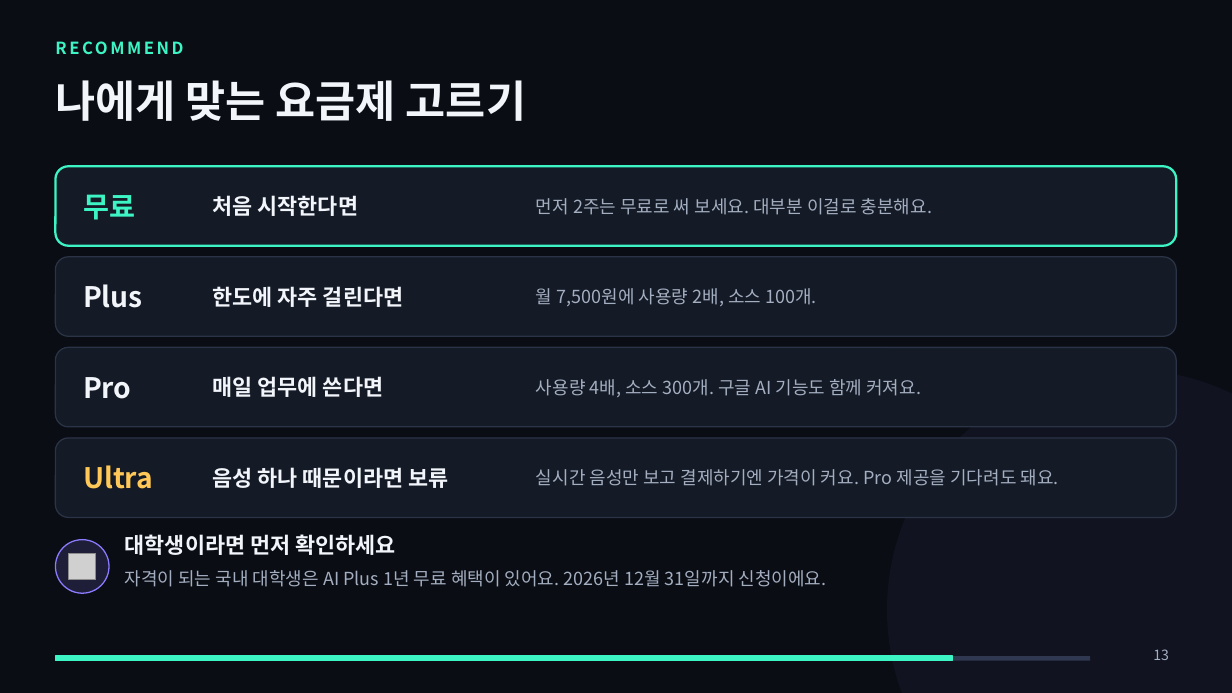
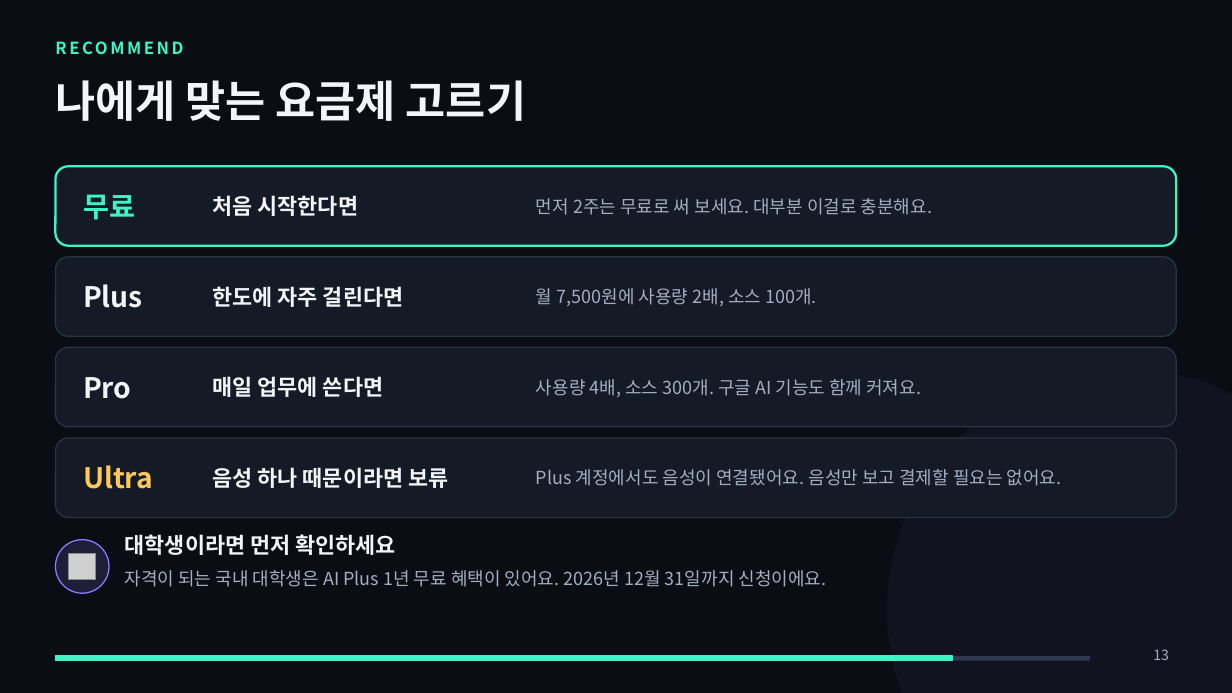
Before and after one commit to metaluca27/huhsame-script, a slide deck: slide 13 of docs/강의/제미나이노트북_모바일/제미나이노트북_모바일_강의.pptx. Drawn at 1232x693 pixels with LibreOffice and Linux fonts; fonts in the diff are those of the drawing; grey boxes stand for pictures. Boxes give left, top, right and bottom in pixels: in the first picture for what was removed or moved away, otherwise in the second. Text is boxed around its words. In the diff, an @@ line names an element or a change of style, - is before the commit and + after.

```diff
--- a/docs/강의/제미나이노트북_모바일/제미나이노트북_모바일_강의.pptx
+++ b/docs/강의/제미나이노트북_모바일/제미나이노트북_모바일_강의.pptx
@@ text at (x1=536, y1=469, x2=1062, y2=486): text changed @@
-실시간 음성만 보고 결제하기엔 가격이 커요. Pro 제공을 기다려도 돼요.
+Plus 계정에서도 음성이 연결됐어요. 음성만 보고 결제할 필요는 없어요.
```
Also in this commit, not shown: 2 other slides changed, 3 other files.
